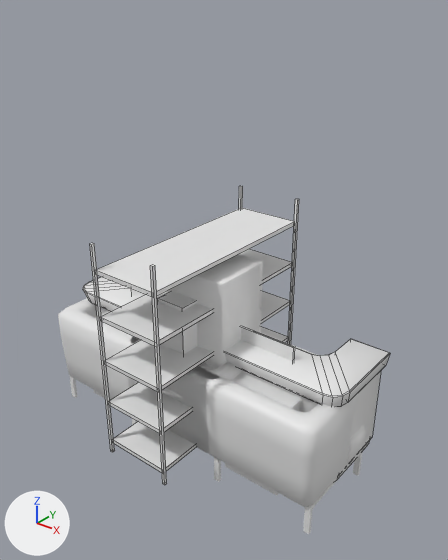
The FBX model Assets/Graphics/Models/Props.fbx, before and after one commit.
Camera for both pictures: a camera (50 mm lens) standing at (4.39, -5.11, 5.26) and looking at (0.24, 0.06, 2.05). Arrows for +X, +Y and +Z are at lower left; the lights stay in place. Mesh edges are drawn as thin lines on the coarser meshes. Where no turn or scale is listed for an object, it has been applied to the vertices.

The first picture shows 'CouchLarge', 'CouchSmall', 'Desk', 'Fridge', 'MeetingScreen', 'ReceptionDesk', 'Shelf', 'Vendingmachine'.
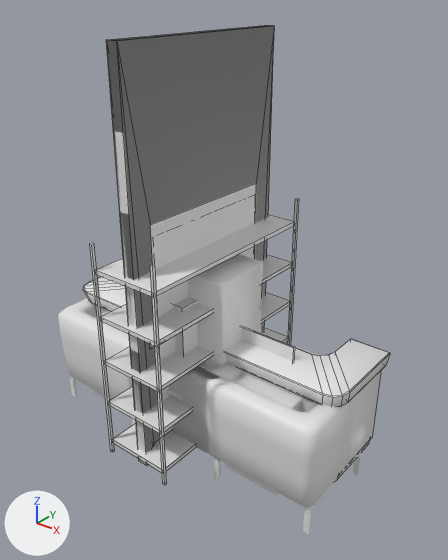
Where the newer file only moved an object's origin or applied its transform, the numbers keep the older frame.

Where the change shows, as pixel boxes [x1, y1, x2, y2] in the pictures (448 x 560 px):
'ToiletWallDoor', added: after [111, 25, 274, 453]
'ToiletWall', added: after [106, 26, 274, 466]

The change, as a diff of the scene's bpy script:
```diff
--- a/Assets/Graphics/Models/Props.fbx.py
+++ b/Assets/Graphics/Models/Props.fbx.py
@@ mat_walls @@
+mat_walls = principled_material('Walls')
+mat_walls.base_color = (0.8, 0.8, 0.8)  # white #e7e7e7
@@ me_cube_004 @@
+me_cube_004.from_pydata([(-0.07, 1.06, 0.25), (-0.07, -1.06, 0.25), (-0.07, -1.2, 0.0), (-0.07, 1.2, 0.0), (0.07, -1.2, 0.0), (0.07, 1.2, 0.0), (0.07, 1.2, 4.78), (0.07, -1.2, 4.78), (-0.07, -1.2, 4.78), (-0.07, 1.2, 4.78), (0.07, -1.06, 0.25), (0.07, 1.06, 0.25), (-0.07, 1.06, 0.0), (-0.07, -1.06, 0.0), (0.07, -1.06, 0.0), (0.07, 1.06, 0.0)], [], [(3, 0, 9), (7, 4, 10), (2, 8, 1), (5, 6, 11), (3, 9, 6, 5), (11, 0, 12, 15), (1, 10, 14, 13), (8, 2, 4, 7), (6, 9, 8, 7), (7, 10, 11, 6), (1, 0, 11, 10), (0, 1, 8, 9), (0, 3, 12), (10, 4, 14), (2, 1, 13), (5, 11, 15)])
+me_cube_004.materials.append(mat_walls)  # its picture is missing
@@ me_cube_005 @@
+me_cube_005.from_pydata(...)  # 24 vertices, 20 faces; spans x -0.07..0.07, y -1.2..1.2, z 0.0..4.78
+me_cube_005.materials.append(mat_walls)  # its picture is missing
@@ ob_toiletwall @@
+ob_toiletwall = bpy.data.objects.new('ToiletWall', me_cube_004)
+ob_toiletwall.location = (0.0, 0.0, 0.0)
@@ ob_toiletwalldoor @@
+ob_toiletwalldoor = bpy.data.objects.new('ToiletWallDoor', me_cube_005)
+ob_toiletwalldoor.location = (0.0, 0.0, 0.0)
```
